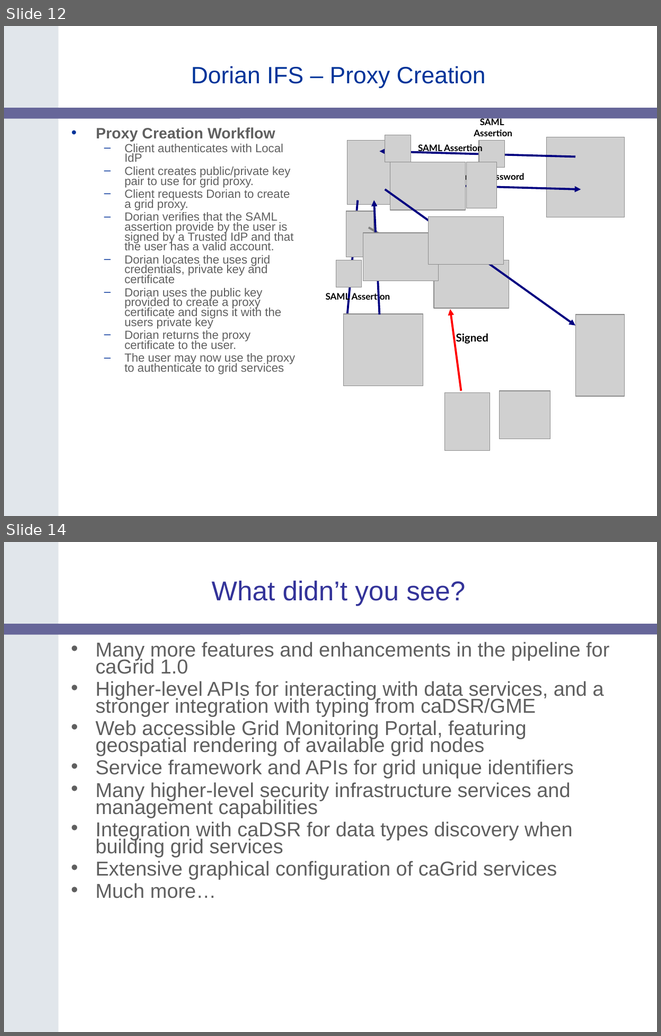
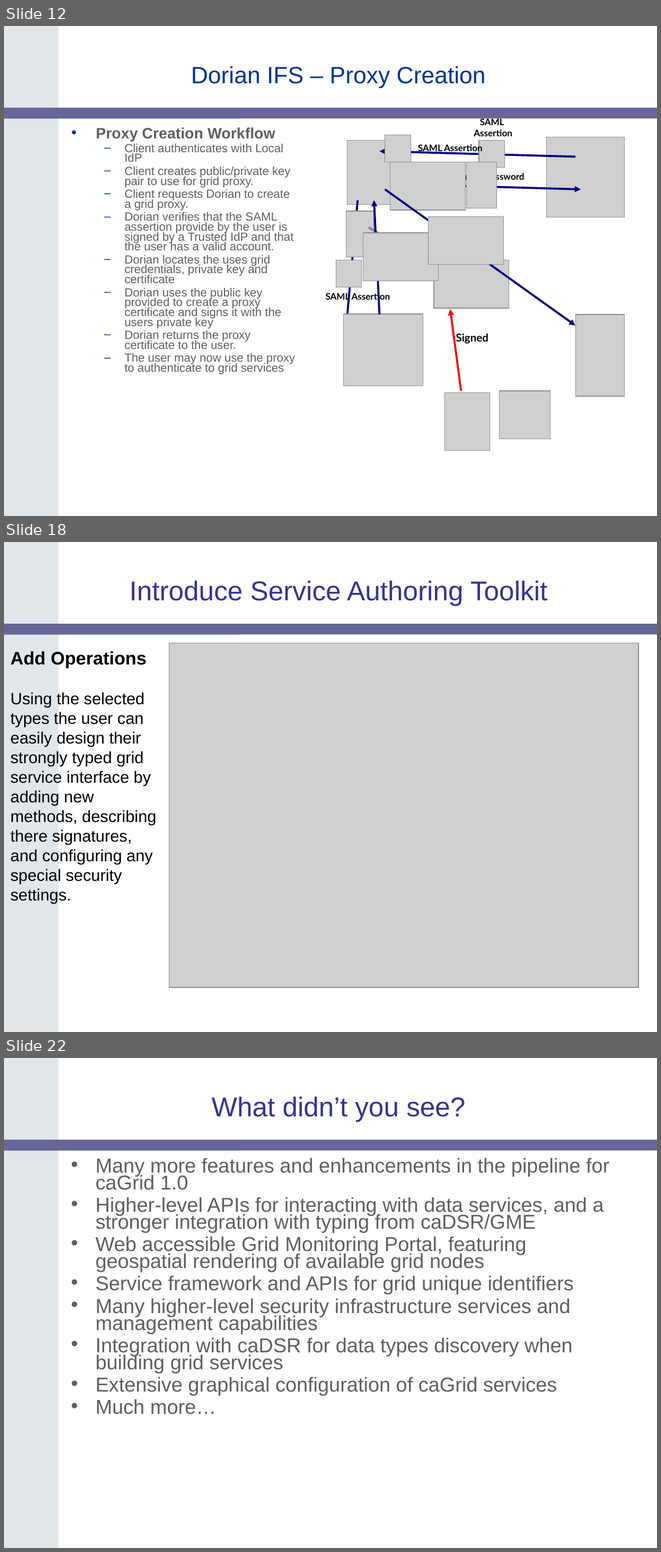
Before and after one commit to NCIP/cagrid-portal, a slide deck: cagrid-1-0/Documentation/presentations/200604_AnnualMeeting/caGrid-1.0-Demo.ppt. Shown one above the other, each under a label of ours: slides 12 and 14 before the commit, slides 12, 18 and 22 after it; the slides between them are not shown. The pictures are 661x1036 and 661x1552 pixels, drawn with LibreOffice and Linux fonts; fonts in the diff are those of the drawing; grey boxes stand for pictures; background and template pictures are left out. Boxes give left, top, right and bottom in pixels: in the first picture for what was removed or moved away, otherwise in the second. Text is boxed around its words. In the diff, an @@ line names an element or a change of style, - is before the commit and + after.

```diff
--- a/cagrid-1-0/Documentation/presentations/200604_AnnualMeeting/caGrid-1.0-Demo.ppt
+++ b/cagrid-1-0/Documentation/presentations/200604_AnnualMeeting/caGrid-1.0-Demo.ppt
@@ slide 18 added at (4,542,657,1032), background #FFFFFF; not listed: 2 template elements that a slide beside it also shows @@
@@ title added at (130,581,547,606), 30 pt, text #333399 @@
+Introduce Service Authoring Toolkit
@@ text added at (10,651,147,668), 20 pt, text #000000, bold @@
+Add Operations
@@ picture added at (169,643,639,987) @@
@@ text added at (10,692,156,903), 18 pt, text #000000 @@
+Using the selected types the user can easily design their strongly typed grid service interface by adding new methods, describing there signatures, and configuring any special security settings.
@@ what was slide 14 is now slide 22 @@
```
Also in this commit, not shown: 8 other slides added, 1 slide removed.
